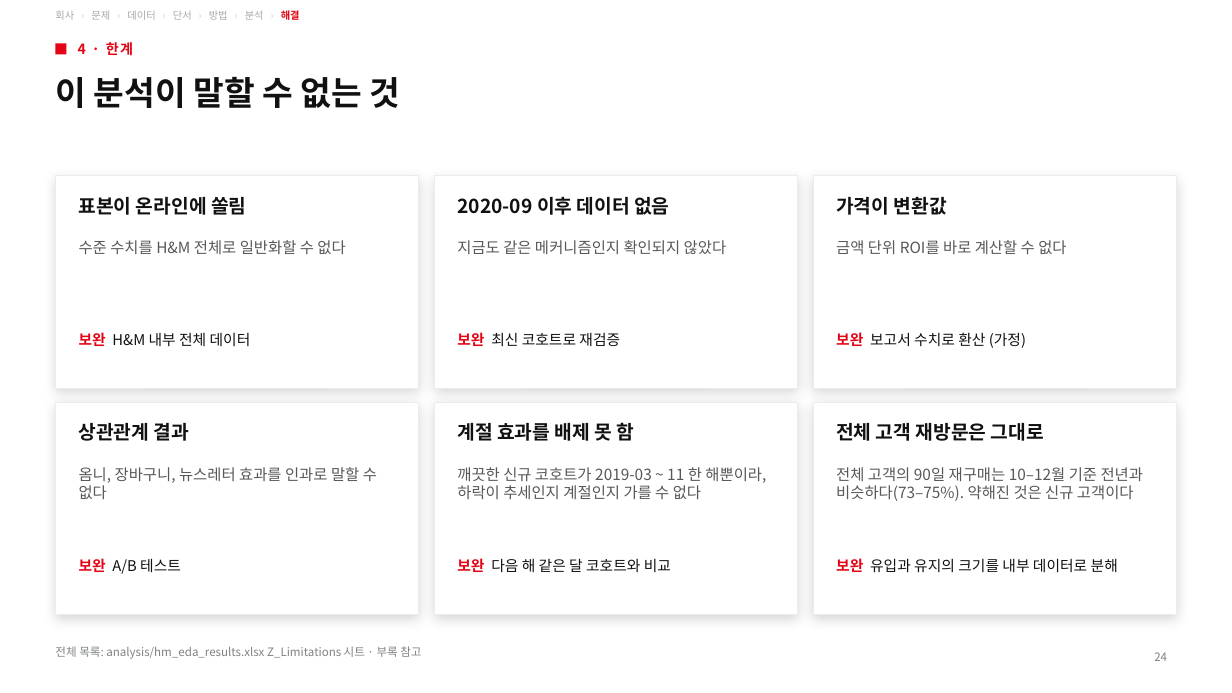
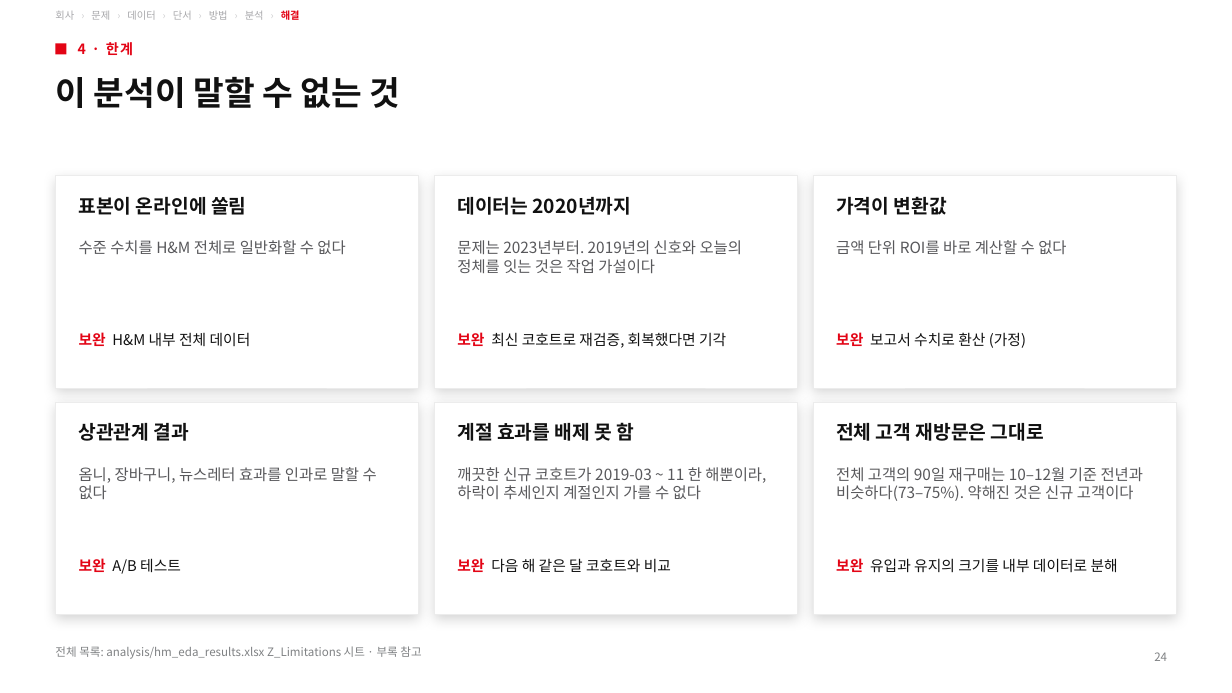
Before and after one commit to underthesun7213/social-data, a slide deck: slide 24 of presentation/hm_retention_deck_ko.pptx. Drawn at 1232x693 pixels with LibreOffice and Linux fonts; fonts in the diff are those of the drawing. Boxes give left, top, right and bottom in pixels: in the first picture for what was removed or moved away, otherwise in the second. Text is boxed around its words. In the diff, an @@ line names an element or a change of style, - is before the commit and + after.

```diff
--- a/presentation/hm_retention_deck_ko.pptx
+++ b/presentation/hm_retention_deck_ko.pptx
@@ text at [457, 197, 632, 215]: text changed @@
-2020-09 이후 데이터 없음
+데이터는 2020년까지
@@ text at [457, 240, 742, 273]: text changed @@
-지금도 같은 메커니즘인지 확인되지 않았다
+문제는 2023년부터. 2019년의 신호와 오늘의 정체를 잇는 것은 작업 가설이다
@@ text at [457, 332, 726, 348]: text changed @@
-보완 최신 코호트로 재검증
+보완 최신 코호트로 재검증, 회복했다면 기각
```
Also in this commit, not shown: 4 other slides changed, 1 slide removed, 6 other files.
